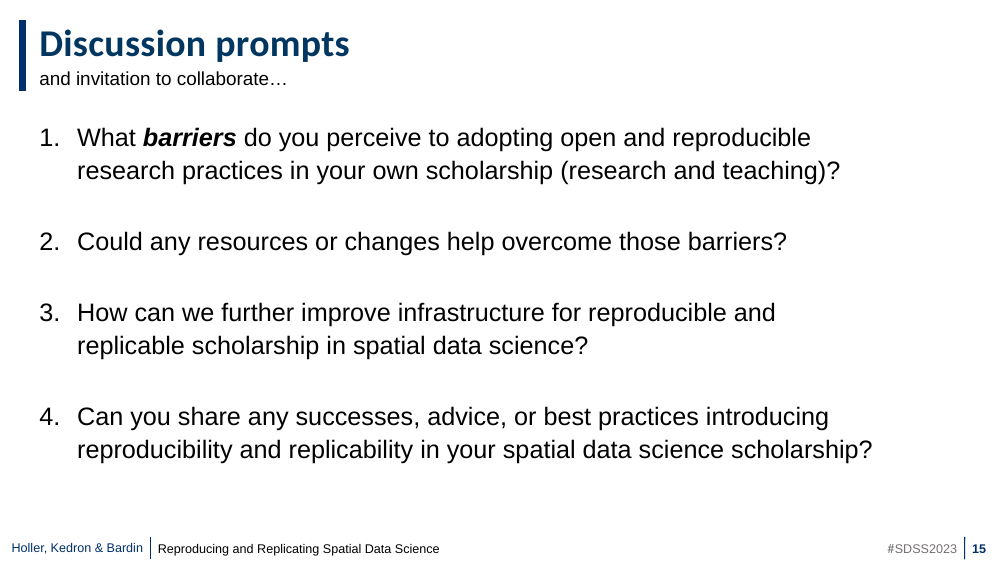
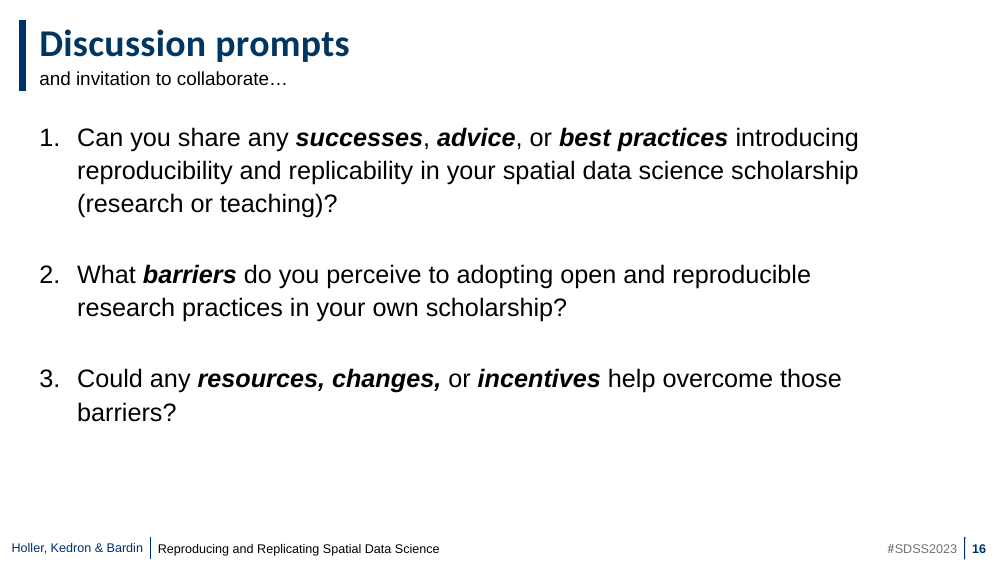
Before and after one commit to HEGSRR/Workshop-UCSB-2023, a slide deck: slide 16 of SDSS4-Slides-Part2.pptx (slide 15 before the commit). Drawn at 1008x567 pixels with LibreOffice and Linux fonts; fonts in the diff are those of the drawing. Boxes give left, top, right and bottom in pixels: in the first picture for what was removed or moved away, otherwise in the second. Text is boxed around its words. In the diff, an @@ line names an element or a change of style, - is before the commit and + after.

```diff
--- a/SDSS4-Slides-Part2.pptx
+++ b/SDSS4-Slides-Part2.pptx
@@ text at <box>77,127,859,422</box>: text changed @@
-1. What barriers do you perceive to adopting open and reproducible research practices in your own scholarship (research and teaching)?
-2. Could any resources or changes help overcome those barriers?
-3. How can we further improve infrastructure for reproducible and replicable scholarship in spatial data science?
-4. Can you share any successes, advice, or best practices introducing reproducibility and replicability in your spatial data science scholarship?
+1. Can you share any successes, advice, or best practices introducing reproducibility and replicability in your spatial data science scholarship (research or teaching)?
+2. What barriers do you perceive to adopting open and reproducible research practices in your own scholarship?
+3. Could any resources, changes, or incentives help overcome those barriers?
```
Also in this commit, not shown: 1 slide added, 2 other files.
